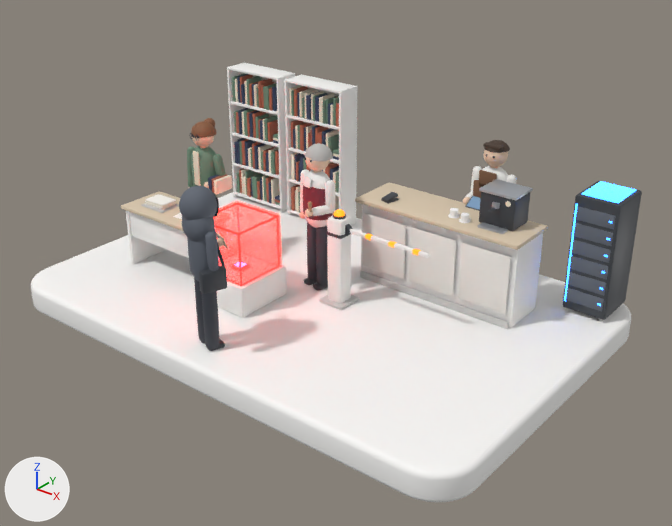
Before and after pictures for a commit that changed the glTF model blender/quiet-page.glb.
Both versions are drawn from a camera (50 mm lens) standing at (6.01, -7.25, 4.92) and looking at (0.33, -0.15, 0.52). Arrows for +X, +Y and +Z are at lower left; the lights stay in place. The first picture is the older version. Where no turn or scale is listed for an object, it has been applied to the vertices. Vertices at exactly the same position are counted once.

Objects in the first picture: 'Counter_Mesh', 'Gate_Mesh', 'InkwellCourier_Mesh', 'Ivy_Mesh', 'Milo_Mesh', 'MrsHart_Mesh', 'OrderDesk_Mesh', 'Platform', 'SandboxBox_Alarm', 'SandboxBox_Frame', 'Shelves_Mesh', 'VultrVM_Mesh' and 4 more.
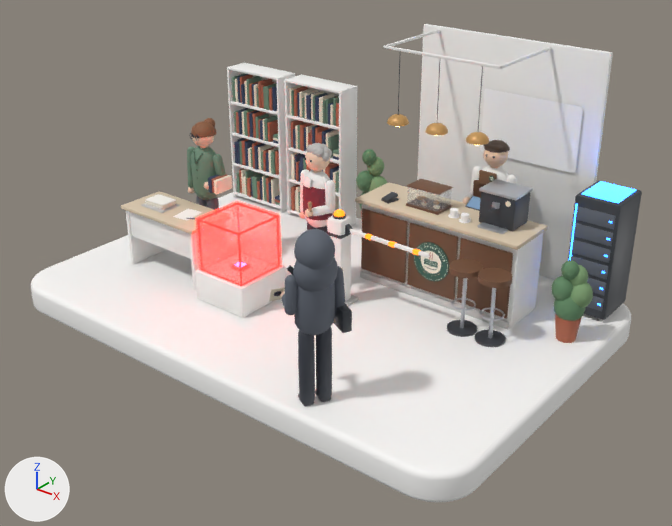
Where the newer file only moved an object's origin or applied its transform, the numbers keep the older frame.

Changed parts and their boxes (x1, y1, x2, y2) in the pictures (672 x 526 px; the box of a moved part takes in the faces that stretch with it):
'BackWall', added: after (417, 24, 613, 280)
'InkwellCourier_Mesh', moved, turned: before (179, 186, 229, 351); after (269, 229, 352, 406)
'MenuBoard_Mesh', added: after (480, 89, 583, 173)
'Plants_Mesh', added: after (356, 149, 593, 343)
'Ivy_Mesh', reshaped (7% taller): before (187, 118, 232, 204); after (187, 118, 232, 210)
'Stools_Mesh', added: after (447, 259, 513, 347)
'PendantLamps_Mesh', added: after (383, 29, 552, 146)
'Logo_Sign', added: after (414, 242, 449, 281)
'PastryCase_Glass', added: after (407, 187, 452, 212)
'PastryCase_Mesh', added: after (406, 179, 453, 215)
part 1 of me_counter_mesh, recoloured (white to brown): (363, 213, 511, 314) in both
part 3 of me_ivy_mesh, moved or reshaped: before (193, 151, 201, 186); after (193, 151, 196, 164)

Edits to the bpy script that builds the scene:
```text
Add mat_m_menuboard:
    mat_m_menuboard = bpy.data.materials.new('M_MenuBoard')
    # uses the picture img_menu_board
Change me_counter_mesh:
    where me_counter_mesh.from_pydata(...)  # 1120 vertices, 2168 faces; spans x -1.03..1.03, y -0.36..0.3, z -0.47..0.91
    me_counter_mesh part 1: all 324 faces that had it switch from mat_m_offwhite (white #e8e5df) to mat_m_walnut (brown #6e4b34)
Change me_inkwellcourier_mesh:
    remove me_inkwellcourier_mesh.from_pydata(...)  # 2824 vertices, 5564 faces; spans x -0.49..0.08, y -0.13..0.51, z -0.86..0.87
    add me_inkwellcourier_mesh.from_pydata(...)  # 2824 vertices, 5564 faces; spans x 0.85..1.54, y -0.25..0.31, z -0.86..0.87
    me_inkwellcourier_mesh part 2: the whole mesh is turned 82 degrees about the z axis through its middle, then moved by (1.4, -0.15, 0.0)
Change me_ivy_mesh:
    remove me_ivy_mesh.from_pydata(...)  # 2707 vertices, 5326 faces; spans x -0.54..0.13, y -0.15..0.24, z -1.02..0.69
    add me_ivy_mesh.from_pydata(...)  # 2867 vertices, 5634 faces; spans x -0.54..0.13, y -0.15..0.24, z -1.02..0.69
    me_ivy_mesh part 3: the loose piece of 56 vertices spanning x -0.3..-0.2, y -0.09..-0.07, z -0.07..0.35 is multiplied about its middle by the matrix ((0.123, 0.2, -0.149), (0.0, 1.056, 0.128), (0.065, -0.377, 0.281)), then moved by (-0.04, 0.02, 0.13), in mat_m_mutedgreendark (greyish green #4f6a57)
    other edits to the shape of me_ivy_mesh do not show in these pictures
    add me_ivy_mesh.materials.append(mat_m_mutedgreendark)  # greyish green #4f6a57
Add ob_stools_mesh:
    ob_stools_mesh = bpy.data.objects.new('Stools_Mesh', me_stools_mesh)  # 456 vertices, 888 faces; spans x -0.17..0.51, y -0.17..0.17, z -0.013..0.732; in mat_m_graphite (dark grey #3b3f45), mat_m_steel (light grey #b8bcc2), mat_m_walnut (brown #6e4b34)
    ob_stools_mesh.location = (1.7, 0.27, 0.01)
Add ob_plants_mesh:
    ob_plants_mesh = bpy.data.objects.new('Plants_Mesh', me_plants_mesh)  # 1144 vertices, 2232 faces; spans x -0.19..3.4, y -1.06..0.16, z -0.43..0.7; in mat_m_leaf (green #5e8560), mat_m_leaflight (green #7b9d6f), mat_m_rust (brown #b0644a), mat_m_soil (brown #4a3a2c)
    ob_plants_mesh.location = (-0.55, 1.68, 0.43)
Add ob_pendantlamps_mesh:
    ob_pendantlamps_mesh = bpy.data.objects.new('PendantLamps_Mesh', me_pendantlamps_mesh)  # 824 vertices, 1602 faces; spans x -0.015..1.415, y -0.655..0.55, z -0.845..0.015; in mat_m_white (white #f4f3f0), mat_m_warmbulb (beige #ffe2b0, glowing orange #ffc77a), mat_m_graphite (dark grey #3b3f45), mat_m_shadeochre (orange #c99a5b)
    ob_pendantlamps_mesh.location = (0.2, 1.38, 2.66)
Add ob_pastrycase_mesh:
    ob_pastrycase_mesh = bpy.data.objects.new('PastryCase_Mesh', me_pastrycase_mesh)  # 617 vertices, 1210 faces; spans x -0.21..0.21, y -0.14..0.14, z -0.015..0.227; in mat_m_walnut (brown #6e4b34), mat_m_pastry (orange #d9a15b), mat_m_glaze (beige #eedcc0), mat_m_pastrydark (brown #8a5a3c)
    ob_pastrycase_mesh.location = (0.86, 0.83, 1.01)
Add ob_pastrycase_glass:
    ob_pastrycase_glass = bpy.data.objects.new('PastryCase_Glass', me_pastrycase_glass)  # a box spanning x -0.2..0.2, y -0.13..0.13, z -0.1..0.1; in mat_m_glass (white #dfeef5)
    ob_pastrycase_glass.location = (0.86, 0.83, 1.13)
Add ob_menuboard_mesh:
    ob_menuboard_mesh = bpy.data.objects.new('MenuBoard_Mesh', me_menuboard_mesh)  # 68 vertices, 106 faces; spans x -0.6..0.6, y -0.012..0.01, z -0.375..0.375; in mat_m_walnut (brown #6e4b34)
    ob_menuboard_mesh.location = (1.45, 1.91, 1.73)
Add ob_logo_sign:
    ob_logo_sign = bpy.data.objects.new('Logo_Sign', me_logo_sign)  # 96 vertices, 188 faces; spans x -0.225..0.225, y -0.008..0.008, z -0.225..0.225; in mat_m_logo (picture img_logo_1024), mat_m_logoedge (dark green #2f5d50)
    ob_logo_sign.location = (1.1, 0.56, 0.5)
Add ob_backwall:
    ob_backwall = bpy.data.objects.new('BackWall', me_backwall)  # 56 vertices, 108 faces; spans x -1.15..1.15, y -0.03..0.03, z -1.35..1.35; in mat_m_white (white #f4f3f0)
    ob_backwall.location = (1.12, 1.95, 1.35)
```
